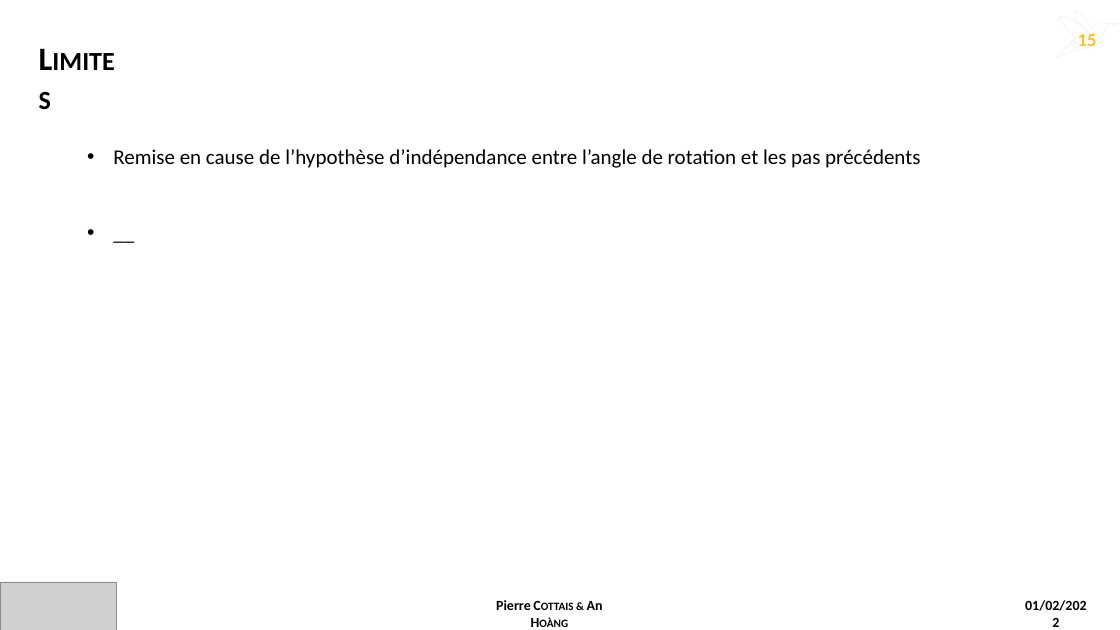
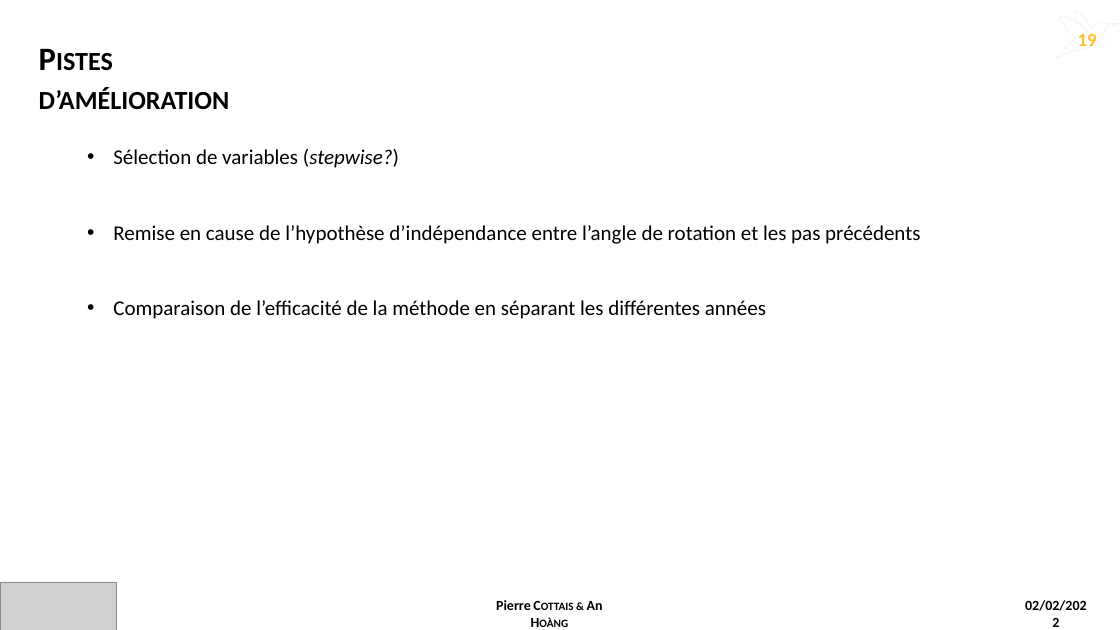
Before and after one commit to PCottais/puffin_scopoli, a slide deck: slide 19 of pres_soutenance_v4.pptx (slide 15 before the commit). Drawn at 1120x630 pixels with LibreOffice and Linux fonts; fonts in the diff are those of the drawing; grey boxes stand for pictures. Boxes give left, top, right and bottom in pixels: in the first picture for what was removed or moved away, otherwise in the second. Text is boxed around its words. In the diff, an @@ line names an element or a change of style, - is before the commit and + after.

```diff
--- a/pres_soutenance_v4.pptx
+++ b/pres_soutenance_v4.pptx
@@ page number at (1078,34,1097,46): text changed @@
-15
+19
@@ text at (39,88,230,109): text changed @@
-Limites
+Pistes d’amélioration
@@ text at (113,149,399,168): paragraph added @@
+• Sélection de variables (stepwise?)
@@ text at (113,300,766,319): text changed @@
-• __
+• Comparaison de l’efficacité de la méthode en séparant les différentes années
@@ text at (1025,600,1087,611): text changed @@
-01/02/2022
+02/02/2022
```
Also in this commit, not shown: 3 other slides changed, 3 slides added, 2 other files.
